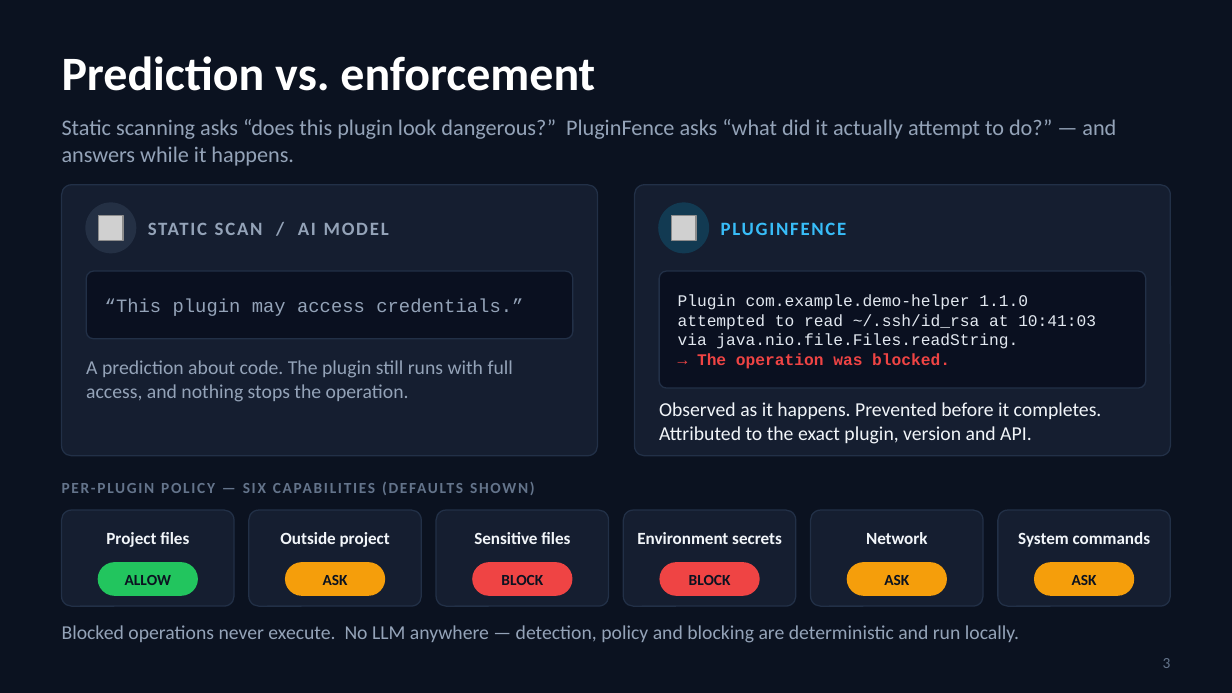
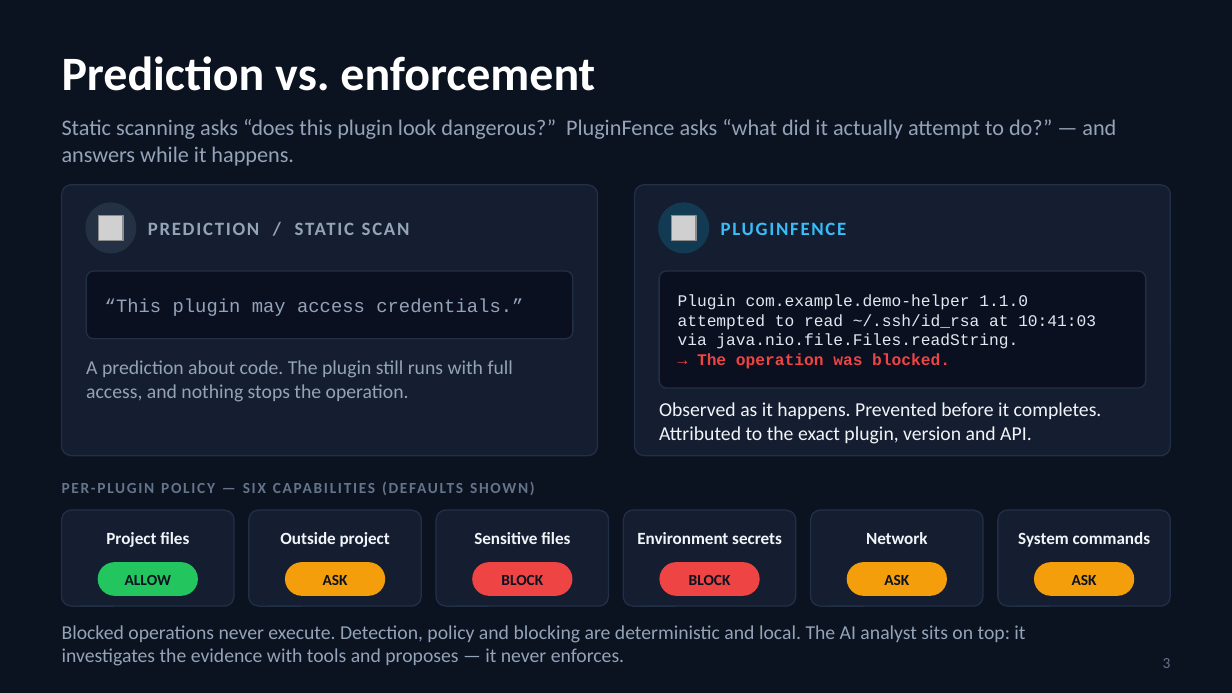
Before and after one commit to bilal-feroz/PluginFence, a slide deck: slide 3 of docs/PluginFence-pitch.pptx. Drawn at 1232x693 pixels with LibreOffice and Linux fonts; fonts in the diff are those of the drawing; grey boxes stand for pictures. Boxes give left, top, right and bottom in pixels: in the first picture for what was removed or moved away, otherwise in the second. Text is boxed around its words. In the diff, an @@ line names an element or a change of style, - is before the commit and + after.

```diff
--- a/docs/PluginFence-pitch.pptx
+++ b/docs/PluginFence-pitch.pptx
@@ text at [148, 223, 410, 235]: text changed @@
-STATIC SCAN / AI MODEL
+PREDICTION / STATIC SCAN
@@ text at [62, 625, 1025, 666]: text changed @@
-Blocked operations never execute. No LLM anywhere — detection, policy and blocking are deterministic and run locally.
+Blocked operations never execute. Detection, policy and blocking are deterministic and local. The AI analyst sits on top: it investigates the evidence with tools and proposes — it never enforces.
```
Also in this commit, not shown: 2 other slides changed, 25 other files.
